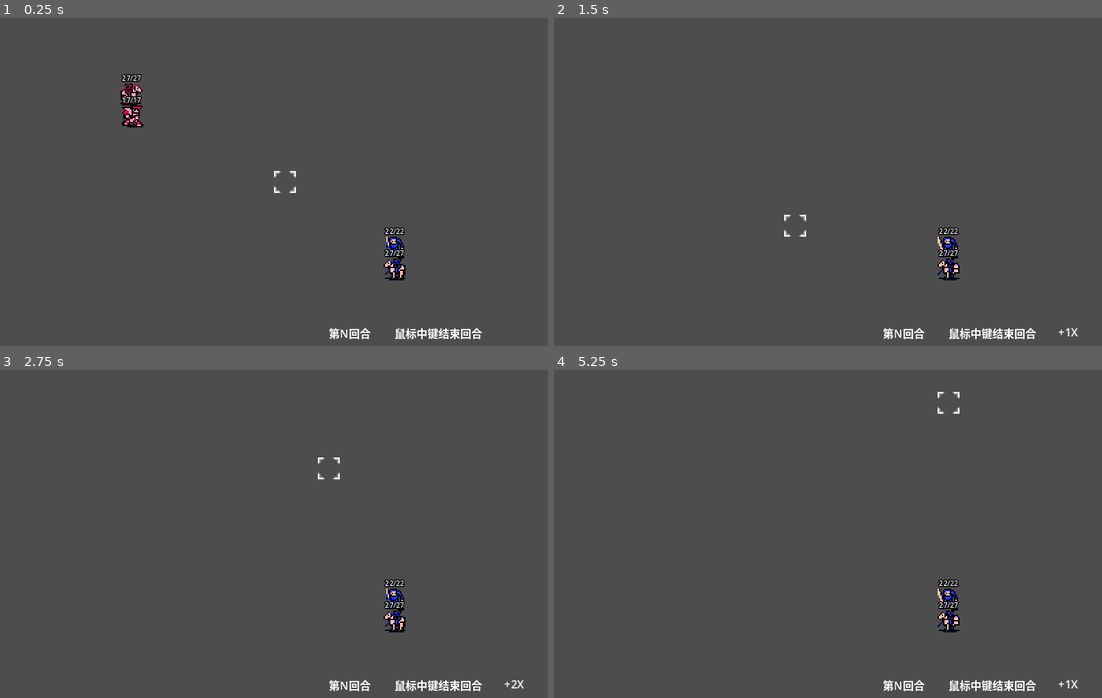
Above: before the commit, frames 1-4 (two rows, left to right).
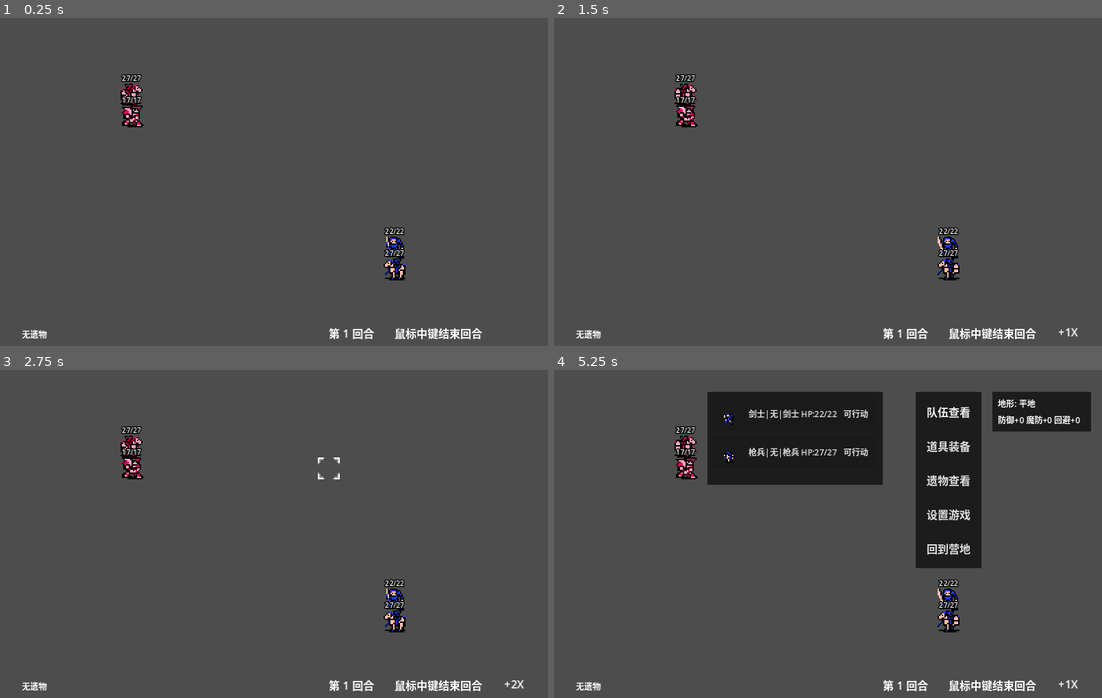
Above: after the commit, the same moments.

Repository: ZhuXilin/Dev_Project_260730
Game: Godot game, scene res://content/scenes/levels/Battlefield.tscn
Two runs of this game, one before a commit and one after it. Both use one fixed random seed, a clock stepped at 60 frames per second and the inputs below. This scene is started directly instead of the project's main scene. Sound files missing from this copy of the repository are replaced by a short silence.
Inputs (mouse positions are in pixels of both pictures, inside the frame that each line leads up to):
- Up to frame 1 (0.25 s): no input
- Up to frame 2 (1.5 s): tap Enter at 0.5 s; move the mouse to (948, 165) at 0.52 s; hold Up 0.53-1.25 s; tap 0 at 0.6 s; click (948, 165) at 0.67 s; tap Space at 1.25 s; drag from (718, 198) to (948, 247) at 1.27 s
- Up to frame 3 (2.75 s): move the mouse to (328, 461) at 2.02 s; hold Up from 2.03 s (still down); tap 1 at 2.1 s
- Up to frame 4 (5.25 s): release Up at 2.75 s; tap Enter at 2.75 s; drag from (800, 599) to (948, 622) at 2.77 s; move the mouse to (992, 583) at 3.52 s; hold Down 3.53-4.25 s; tap 3 at 3.6 s; drag from (663, 484) to (745, 452) at 4.27 s; click (948, 409) at 5 s, where only the run after the commit has a clickable "队伍查看"

The runs differ from the first frame. In frame 1, 0.3% of the frame differs, in the area x 4-69%, y 46-98%; in frame 2, 0.8%; in frame 3, 0.7%; in frame 4, 18%, in the area x 4-98%, y 6-98%.
Error before the commit: Invalid assignment of property or key 'attackable_targets' with value of type 'Array' on a base object of type 'Node (InputManager.gd)'. (res://function/script…

Commit message:
Sorting code

Diff:
--- a/function/global/Globals.gd
+++ b/function/global/Globals.gd
@@ -128,7 +128,6 @@
 	InputManager.selected_unit = null
 	InputManager.interaction_phase = "idle"
 	InputManager.current_highlight_cells = {}
-	InputManager.attackable_targets = []
 
 	TurnManager.all_acted = false
 	TurnManager.is_moving = false
--- a/function/global/TurnManager.gd
+++ b/function/global/TurnManager.gd
@@ -110,7 +110,6 @@
 	InputManager.selected_unit = null
 	InputManager.interaction_phase = "idle"
 	InputManager.current_highlight_cells = {}
-	InputManager.attackable_targets = []
 	SignalBus.request_hide_menu.emit()
 	SignalBus.request_clear_highlight.emit()
 
@@ -167,7 +166,6 @@
 	InputManager.selected_unit = null
 	InputManager.interaction_phase = "idle"
 	InputManager.current_highlight_cells = {}
-	InputManager.attackable_targets = []
 	check_all_acted()
 
 func cancel_movement(unit: Unit):
--- a/function/script/Battlefield.gd
+++ b/function/script/Battlefield.gd
@@ -217,7 +217,6 @@
 	InputManager.selected_unit = null
 	InputManager.interaction_phase = "idle"
 	InputManager.current_highlight_cells = {}
-	InputManager.attackable_targets = []
 
 	TurnManager.all_acted = false
 	TurnManager.is_moving = false
@@ -876,7 +875,6 @@
 	InputManager.interaction_phase = "idle"
 	InputManager.current_highlight_cells = {}
 	InputManager.current_move_attack_targets = {}
-	InputManager.attackable_targets = []
 
 	var is_win = (winning_team == 0)
 	var is_last = LevelManager.is_last_level()
@@ -1024,7 +1022,6 @@
 	InputManager.selected_unit = null
 	InputManager.interaction_phase = "idle"
 	InputManager.current_highlight_cells = {}
-	InputManager.attackable_targets = []
 
 	MusicManager.stop_music()
 
@@ -2160,7 +2157,6 @@
 	InputManager.selected_unit = null
 	InputManager.interaction_phase = "idle"
 	InputManager.current_highlight_cells = {}
-	InputManager.attackable_targets = []
 
 	print("玩家回合结束，切换到敌方回合")
 	TurnManager.start_turn(1)   # 敌方回合会被 TurnManager 跳过（非战斗模式）
